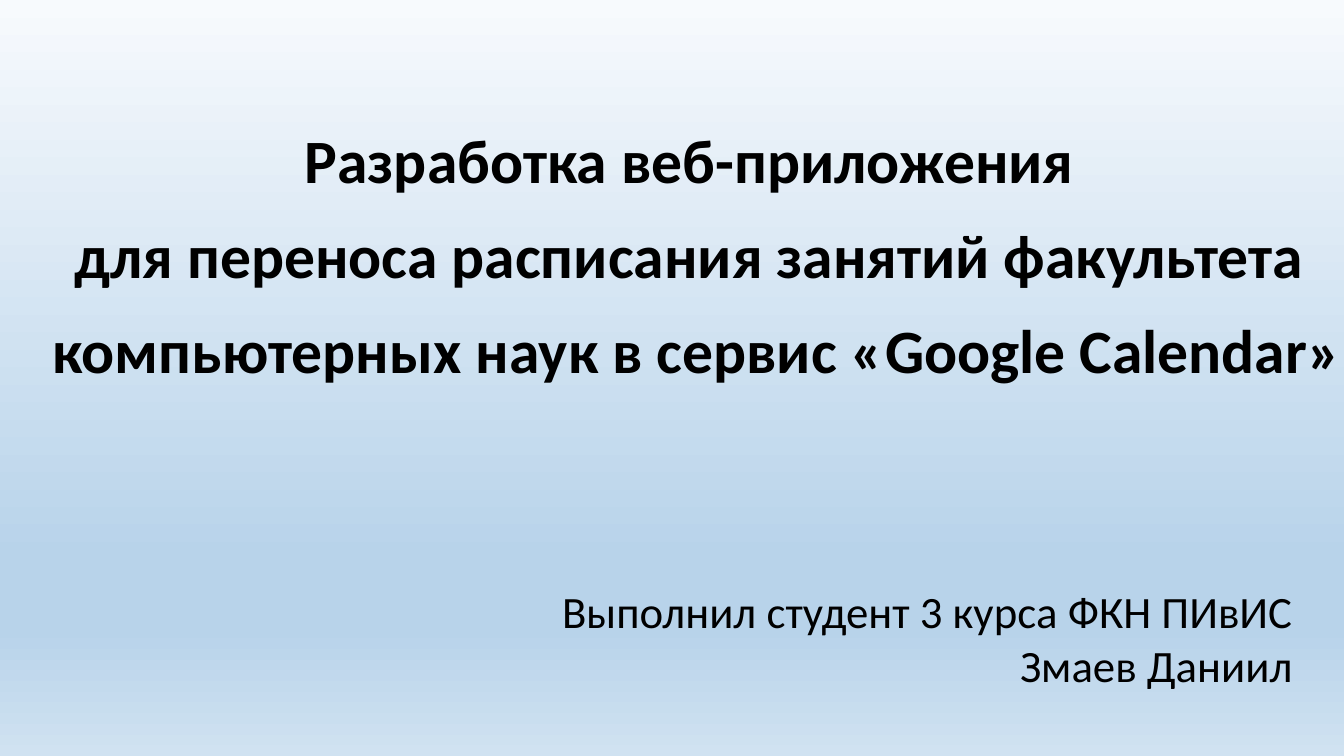
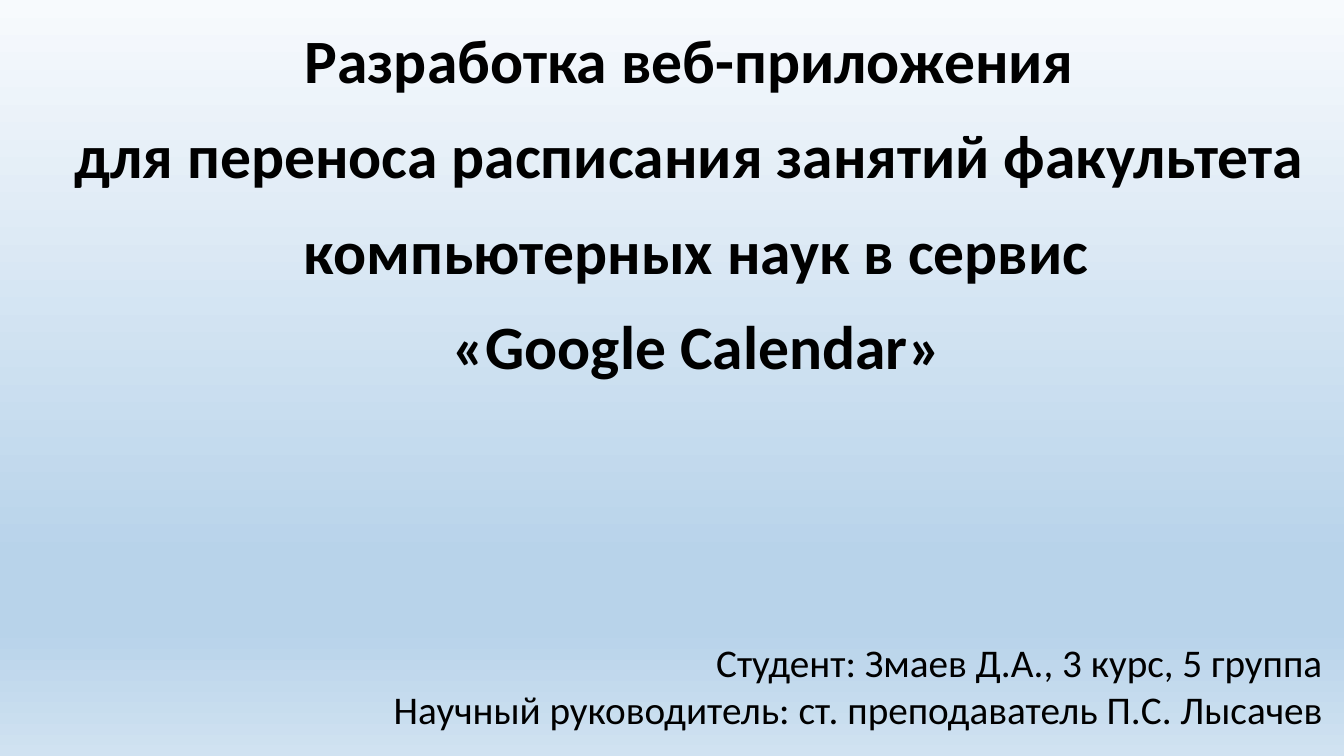
Before and after one commit to dany0k/google-calendar-writer, a slide deck: slide 1 of docs/Курсовая Презентация.pptx. Drawn at 1344x756 pixels with LibreOffice and Linux fonts; fonts in the diff are those of the drawing. Boxes give left, top, right and bottom in pixels: in the first picture for what was removed or moved away, otherwise in the second. Text is boxed around its words. In the diff, an @@ line names an element or a change of style, - is before the commit and + after.

```diff
--- a/docs/Курсовая Презентация.pptx
+++ b/docs/Курсовая Презентация.pptx
@@ text "Разработка веб-приложения": place and size @@
-text "Разработка веб-приложения" at <box>52,140,1341,384</box>
+text "Разработка веб-приложения" at <box>75,40,1303,380</box>
@@ text at <box>304,243,1088,380</box>: text changed @@
-компьютерных наук в сервис «Google Calendar»
+компьютерных наук в сервис
+«Google Calendar»
@@ text at <box>394,651,1322,731</box>: text changed; size 32 to 28 pt @@
-Выполнил студент 3 курса ФКН ПИвИС
-Змаев Даниил
+Студент: Змаев Д.А., 3 курс, 5 группа
+Научный руководитель: ст. преподаватель П.С. Лысачев
```
Also in this commit, not shown: 2 other slides changed, 3 other files.
